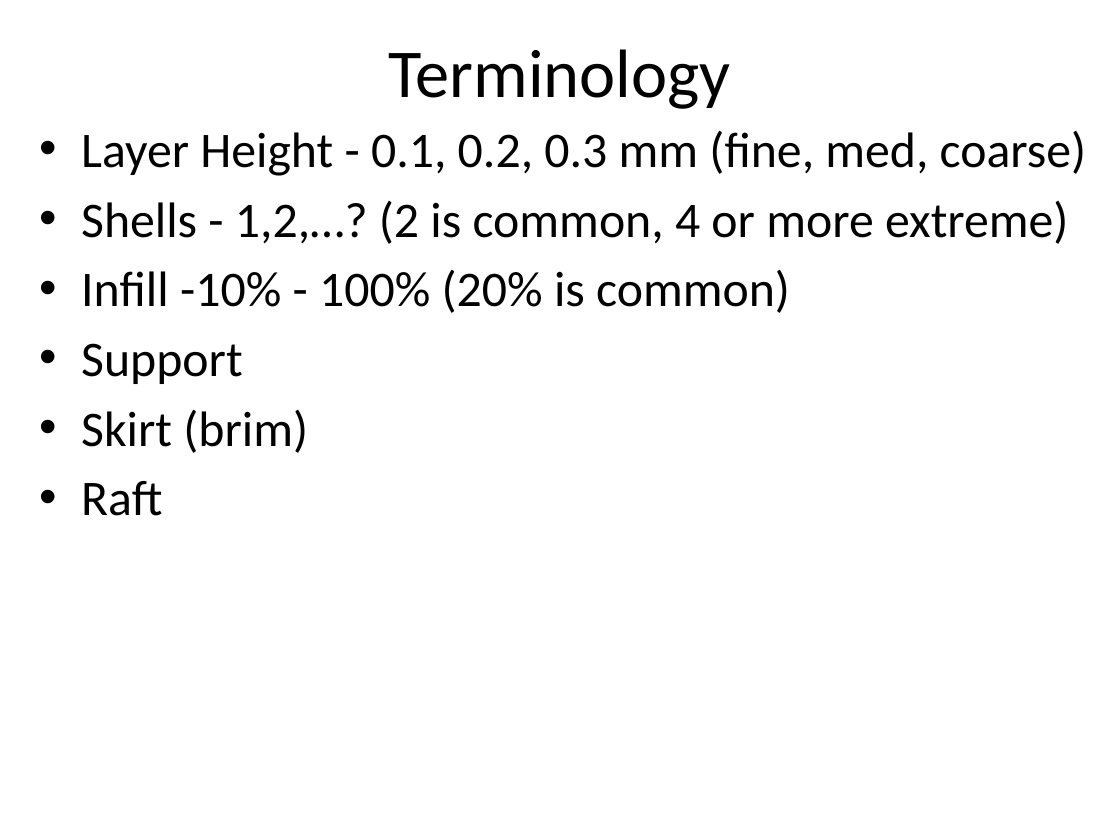
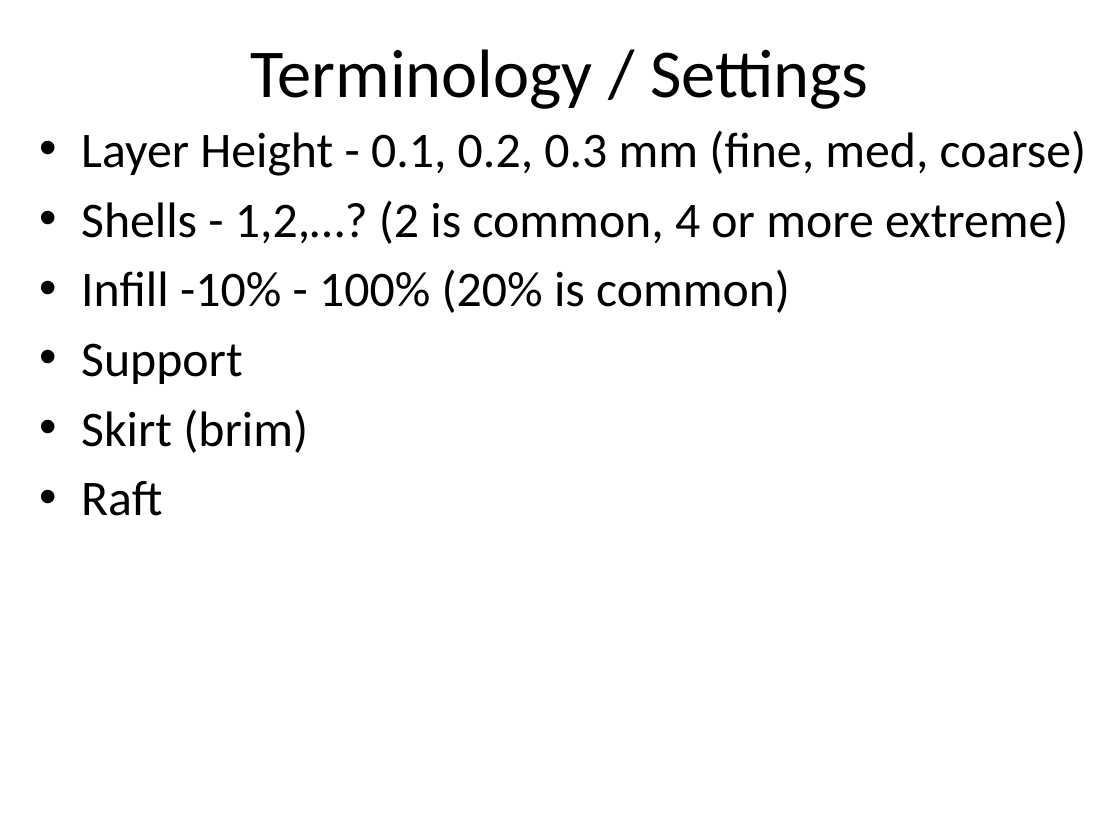
Before and after one commit to dykebert/GDI_3D_Printing_Intro, a slide deck: slide 19 of Introduction to 3D Printing.pptx. Drawn at 1120x840 pixels with LibreOffice and Linux fonts; fonts in the diff are those of the drawing. Boxes give left, top, right and bottom in pixels: in the first picture for what was removed or moved away, otherwise in the second. Text is boxed around its words. In the diff, an @@ line names an element or a change of style, - is before the commit and + after.

```diff
--- a/Introduction to 3D Printing.pptx
+++ b/Introduction to 3D Printing.pptx
@@ title at bbox=[250, 49, 869, 109]: text changed @@
-Terminology
+Terminology / Settings
```
Also in this commit, not shown: 1 other slide changed, 4 slides added.
